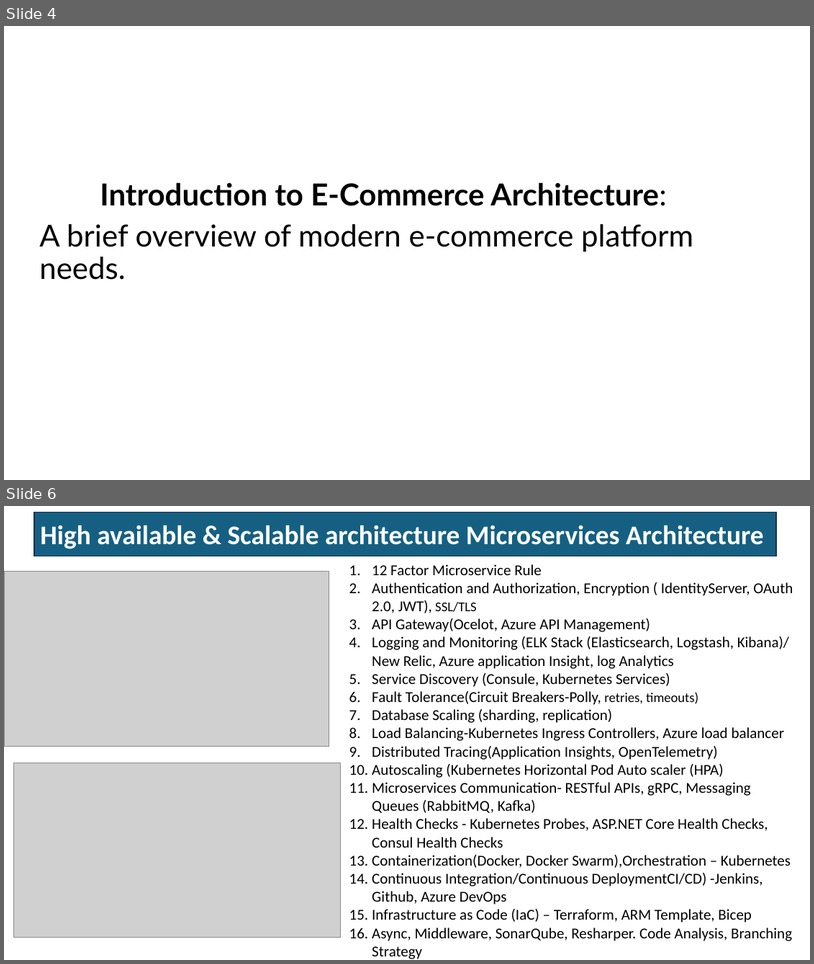
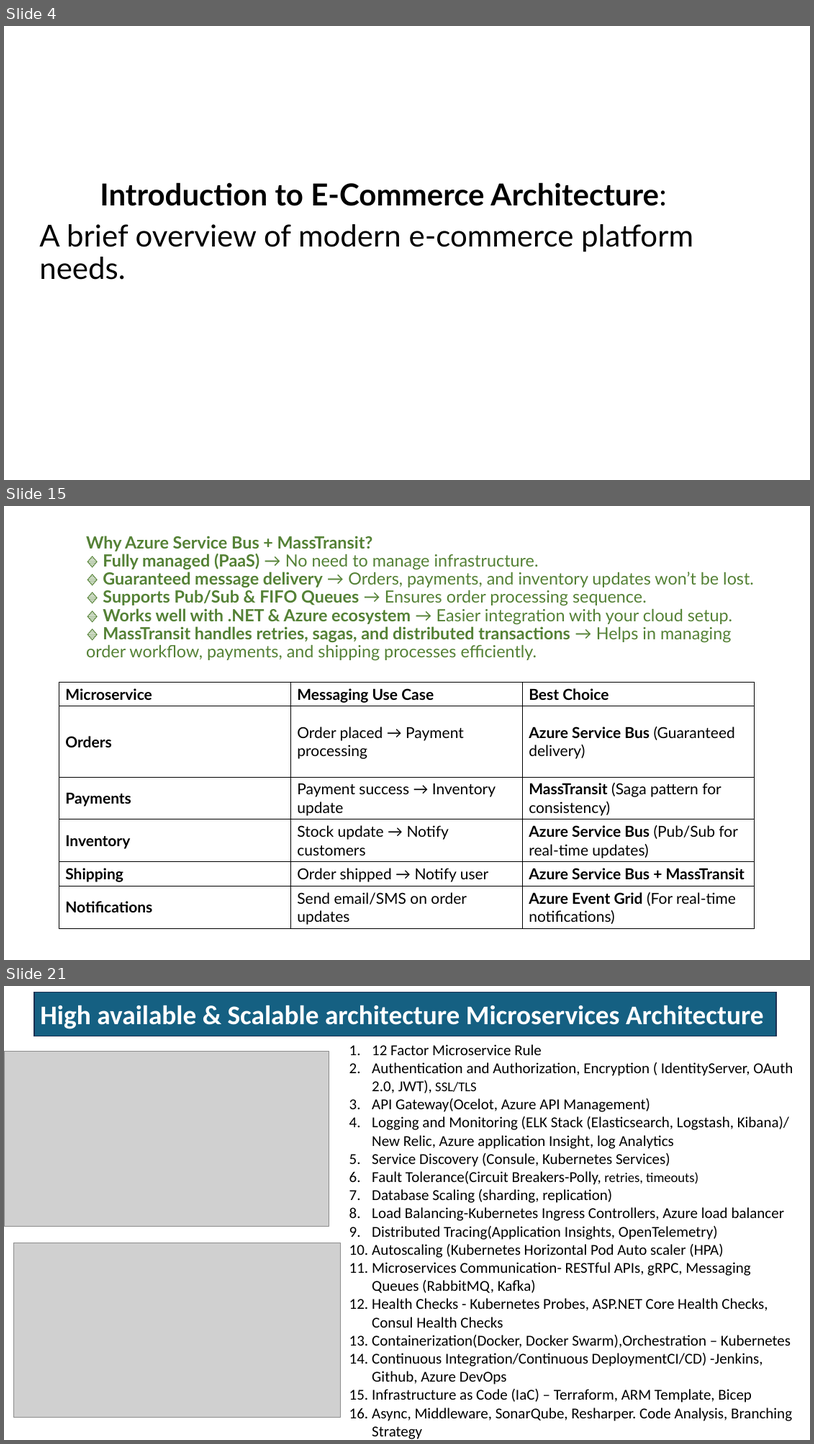
Before and after one commit to RajneeshhajelaAzure/architect, a slide deck: Architecting E-Commerce Solutions with.pptx. Shown one above the other, each under a label of ours: slides 4 and 6 before the commit, slides 4, 15 and 21 after it; the slides between them are not shown. The pictures are 814x964 and 814x1444 pixels, drawn with LibreOffice and Linux fonts; fonts in the diff are those of the drawing; grey boxes stand for pictures. Boxes give left, top, right and bottom in pixels: in the first picture for what was removed or moved away, otherwise in the second. Text is boxed around its words. In the diff, an @@ line names an element or a change of style, - is before the commit and + after.

```diff
--- a/Architecting E-Commerce Solutions with.pptx
+++ b/Architecting E-Commerce Solutions with.pptx
@@ slide 15 added at (4, 506, 810, 960), background #FFFFFF @@
@@ title added at (86, 536, 754, 661), 20 pt, text #548135 @@
+Why Azure Service Bus + MassTransit?
+🔹 Fully managed (PaaS) → No need to manage infrastructure.
+🔹 Guaranteed message delivery → Orders, payments, and inventory updates won’t be lost.
+🔹 Supports Pub/Sub & FIFO Queues → Ensures order processing sequence.
+🔹 Works well with .NET & Azure ecosystem → Easier integration with your cloud setup.
+🔹 MassTransit handles retries, sagas, and distributed transactions → Helps in managing order workflow, payments, and shipping processes efficiently.
@@ table added at (59, 682, 755, 928), 6 rows, 3 columns @@
+Microservice | Messaging Use Case | Best Choice
+Orders | Order placed → Payment processing | Azure Service Bus (Guaranteed delivery)
+Payments | Payment success → Inventory update | MassTransit (Saga pattern for consistency)
+Inventory | Stock update → Notify customers | Azure Service Bus (Pub/Sub for real-time updates)
+Shipping | Order shipped → Notify user | Azure Service Bus + MassTransit
+Notifications | Send email/SMS on order updates | Azure Event Grid (For real-time notifications)
@@ what was slide 6 is now slide 21 @@
```
Also in this commit, not shown: 2 slides changed, 15 other slides added, 2 other files.
